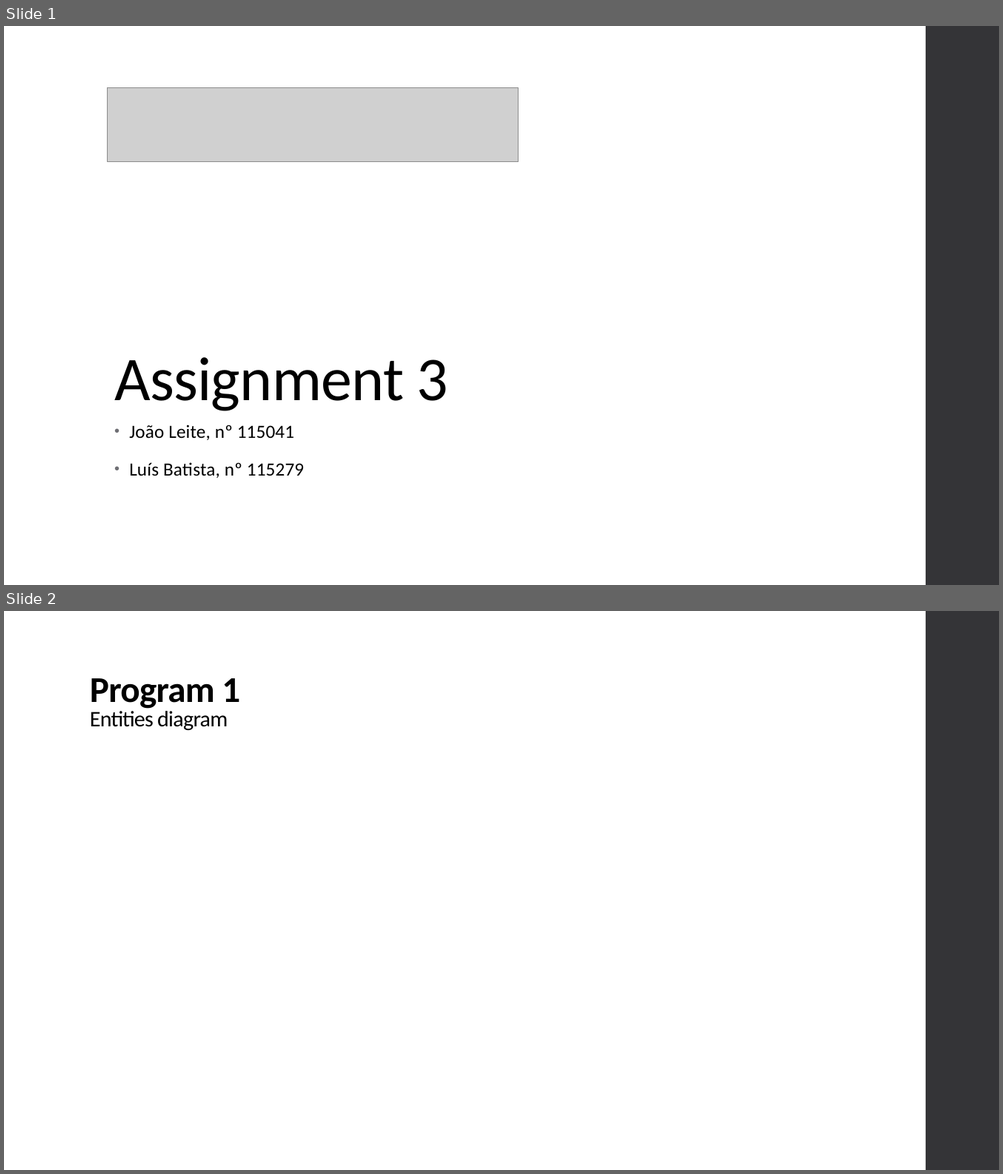
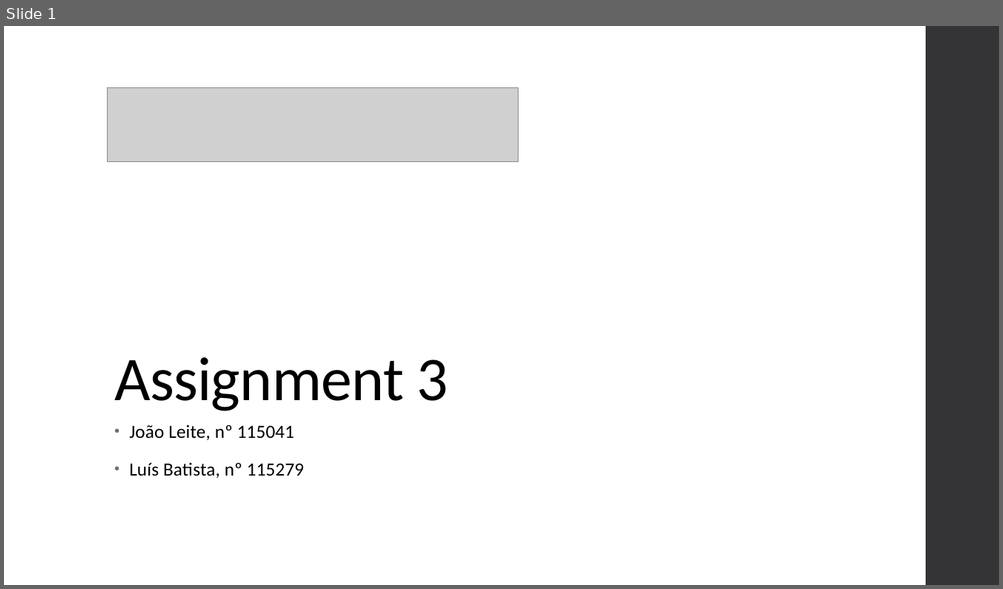
Before and after one commit to xL1fer/CLE_2022_2023, a slide deck: CLE3_T3G5/present.pptx. Shown one above the other, each under a label of ours: slides 1 and 2 before the commit, slide 1 after it. The pictures are 1003x1174 and 1003x589 pixels, drawn with LibreOffice and Linux fonts; fonts in the diff are those of the drawing; grey boxes stand for pictures. Boxes give left, top, right and bottom in pixels: in the first picture for what was removed or moved away, otherwise in the second. Text is boxed around its words. In the diff, an @@ line names an element or a change of style, - is before the commit and + after.

```diff
--- a/CLE3_T3G5/present.pptx
+++ b/CLE3_T3G5/present.pptx
@@ slide 2 removed at box(4, 611, 999, 1170), background #FFFFFF; not listed: 1 template element that a slide beside it also shows @@
@@ text removed at box(90, 678, 240, 730) @@
-Program 1
-Entities diagram
```
Also in this commit, not shown: 2 slides changed, 3 slides added, 3 other slides removed.
